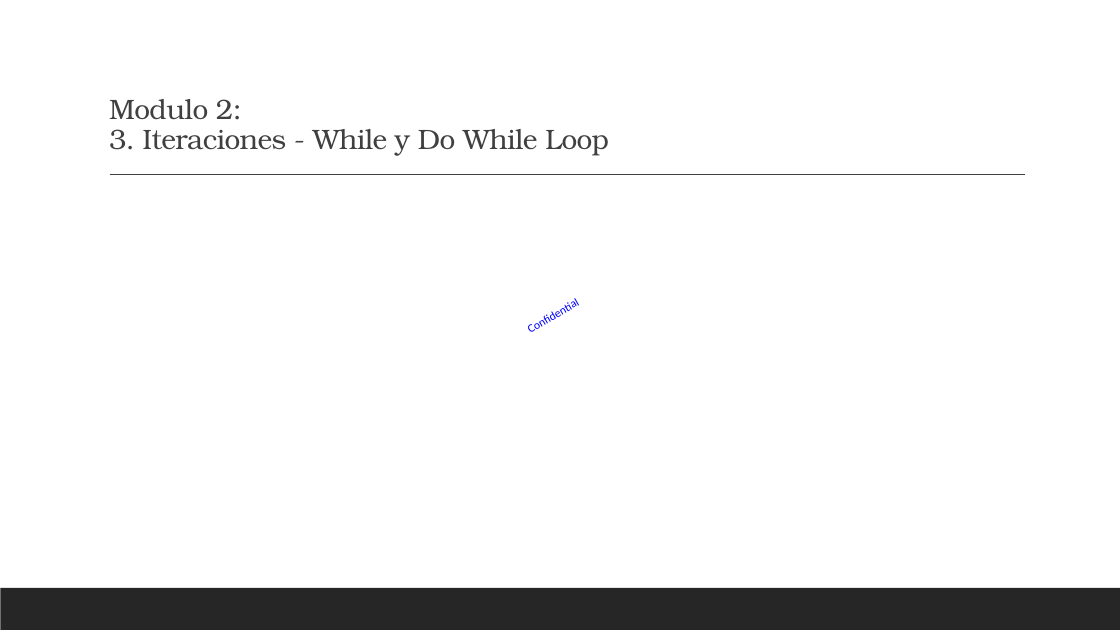
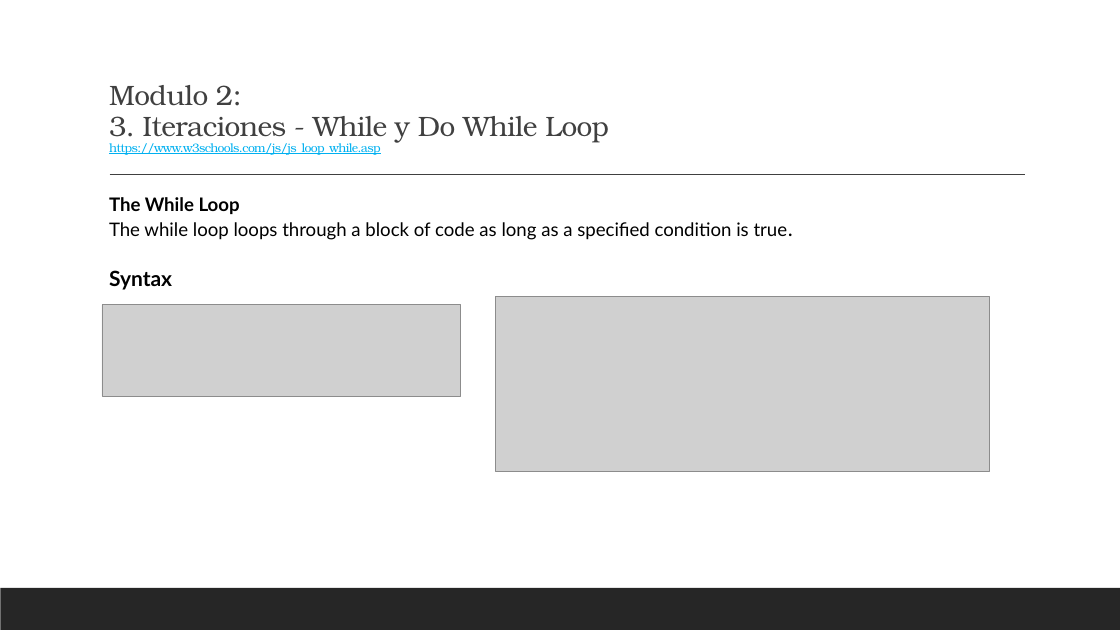
Before and after one commit to elinformatico/curso-javascript-basico, a slide deck: slide 80 of Javascript by Noe Hernandez.pptx (slide 72 before the commit). Drawn at 1120x630 pixels with LibreOffice and Linux fonts; fonts in the diff are those of the drawing; grey boxes stand for pictures. Boxes give left, top, right and bottom in pixels: in the first picture for what was removed or moved away, otherwise in the second. Text is boxed around its words. In the diff, an @@ line names an element or a change of style, - is before the commit and + after.

```diff
--- a/Javascript by Noe Hernandez.pptx
+++ b/Javascript by Noe Hernandez.pptx
@@ title at <box>109,85,609,155</box>: text changed; size 24 to 10.5 pt; text colour #404040 to #00B0F0 @@
-Modulo 2:
-3. Iteraciones - While y Do While Loop
+Modulo 2:
+3. Iteraciones - While y Do While Loop
+https://www.w3schools.com/js/js_loop_while.asp
@@ text added at <box>109,197,788,290</box>, 16 pt, text #000000 @@
+The While Loop
+The while loop loops through a block of code as long as a specified condition is true.
+Syntax
@@ picture added at <box>496,297,989,472</box> @@
@@ picture added at <box>102,305,460,396</box> @@
```
Also in this commit, not shown: 8 other slides changed, 10 slides added, 2 other files.
